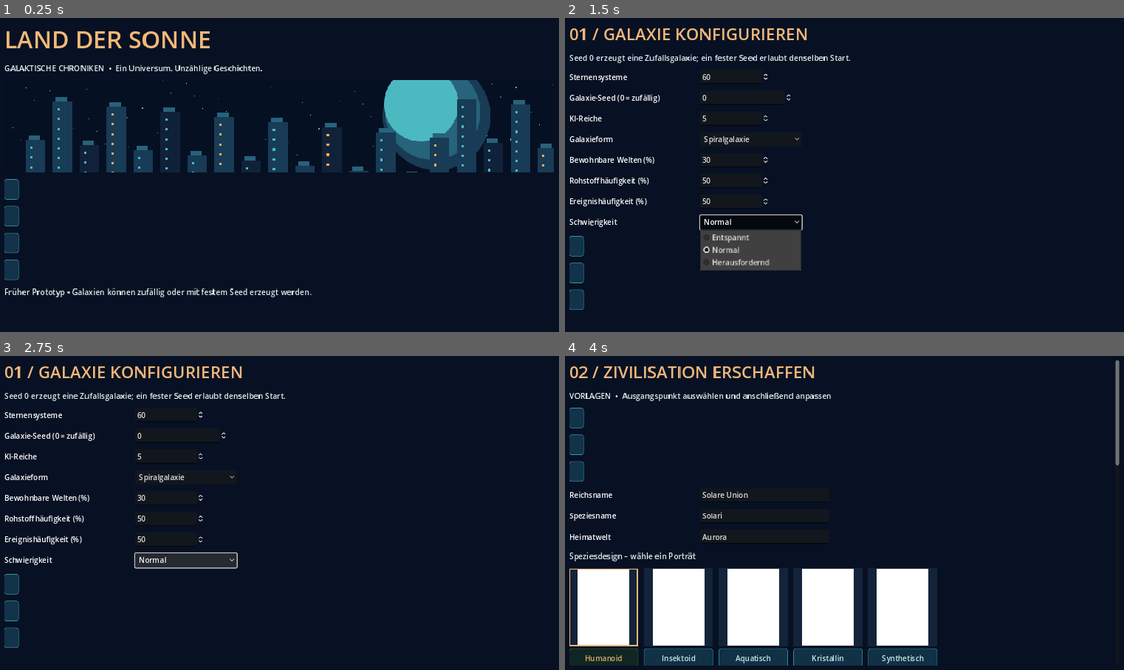
Above: before the commit, frames 1-4 (two rows, left to right).
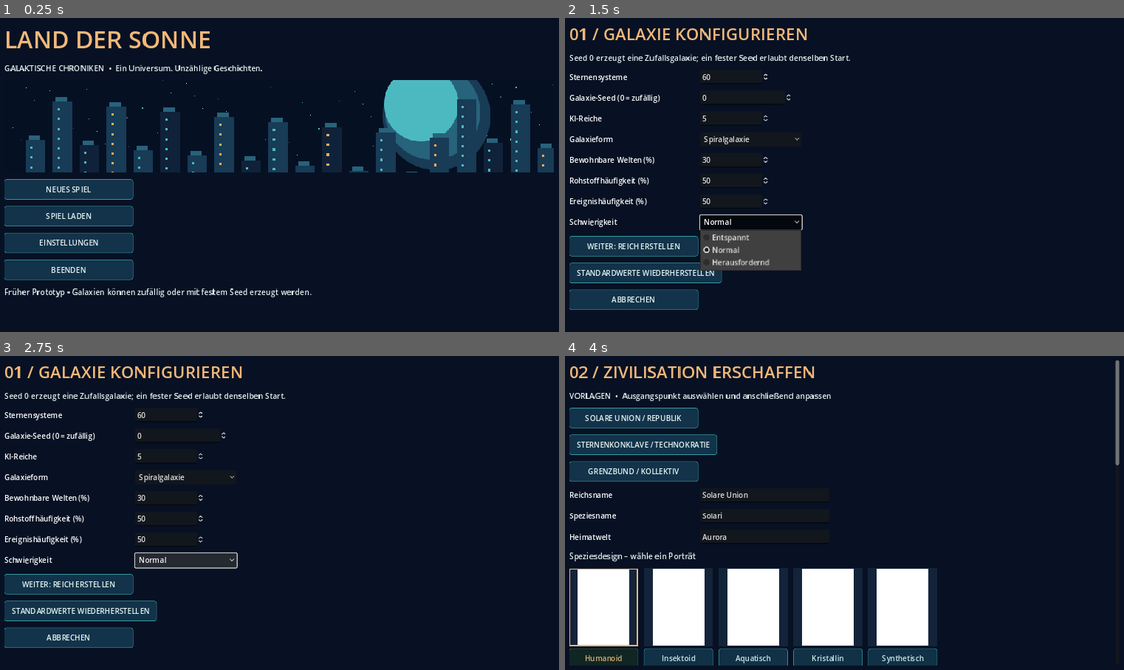
Above: after the commit, the same moments.

Repository: justuslaier-cmyk/Land-der-Sonne
Game: Godot game, scene res://scenes/galaxy.tscn
Two runs of this game, one before a commit and one after it. Both use one fixed random seed, a clock stepped at 60 frames per second and the inputs below.
Inputs:
- Up to frame 1 (0.25 s): no input
- Up to frame 2 (1.5 s): click "NEUES SPIEL" at 0.5 s; click "Normal" at 1.25 s
- Up to frame 3 (2.75 s): click "Normal" at 2 s
- Up to frame 4 (4 s): click "Spiralgalaxie" at 2.75 s; click "WEITER: REICH ERSTELLEN" at 3.5 s

The runs differ from the first frame. In frame 1, 5.4% of the frame differs, in the area x 3-24%, y 51-84%; in frame 2, 4.3%; in frame 3, 4.4%; in frame 4, 4.3%.

Commit message:
fix(ui): prevent primary action buttons collapsing to icon-sized controls

Diff:
--- a/game/scripts/galaxy/galaxy_ui.gd
+++ b/game/scripts/galaxy/galaxy_ui.gd
@@ -144,10 +144,12 @@
 func _button(value: String, callback: Callable) -> void:
     var button := Button.new()
     button.text = value
-    button.custom_minimum_size = Vector2(0, 44)
+    # In a VBoxContainer, SHRINK_BEGIN with a zero minimum width can collapse
+    # action buttons into tiny icon-only rectangles, hiding their labels.
+    button.custom_minimum_size = Vector2(280, 44)
     button.add_theme_font_size_override("font_size", 16)
     button.size_flags_horizontal = Control.SIZE_SHRINK_BEGIN
-    button.clip_text = true
+    button.clip_text = false
     GalaxyVisualTheme.apply_button(button)
     _apply_action_icon(button)
     button.pressed.connect(callback)
